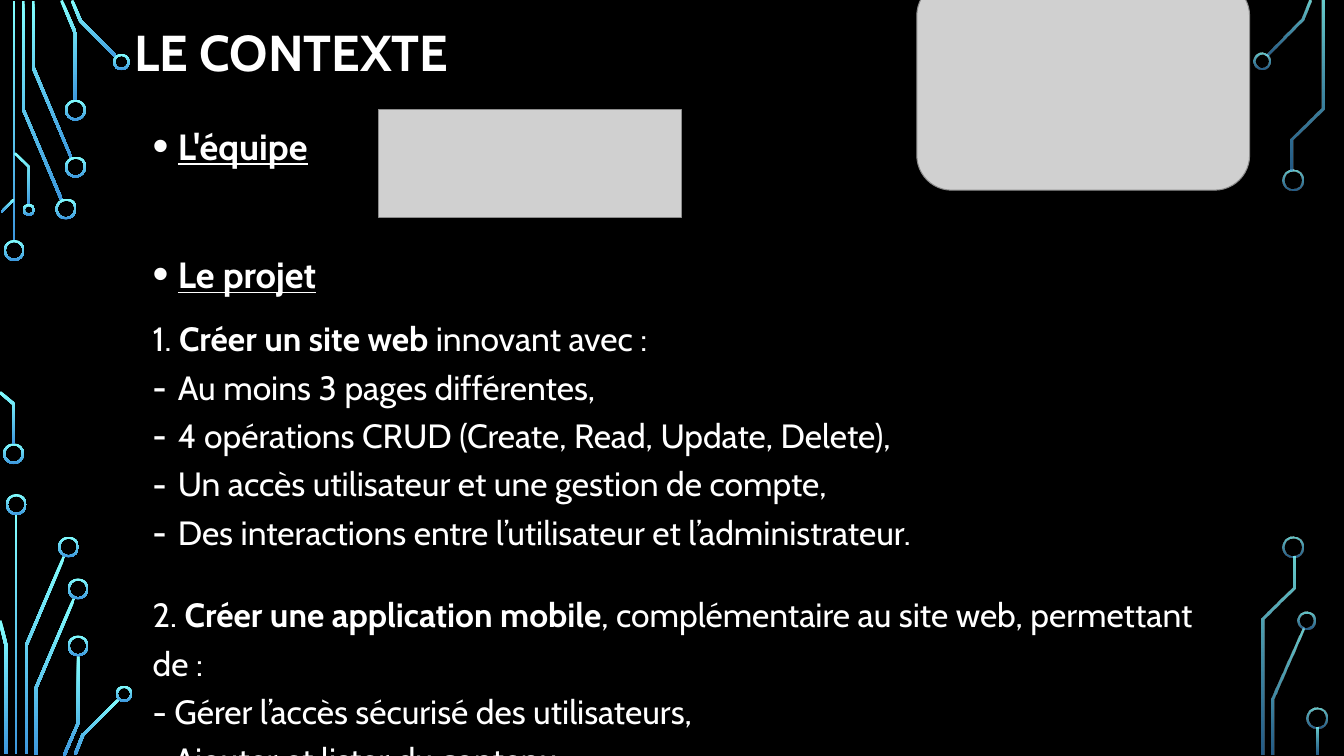
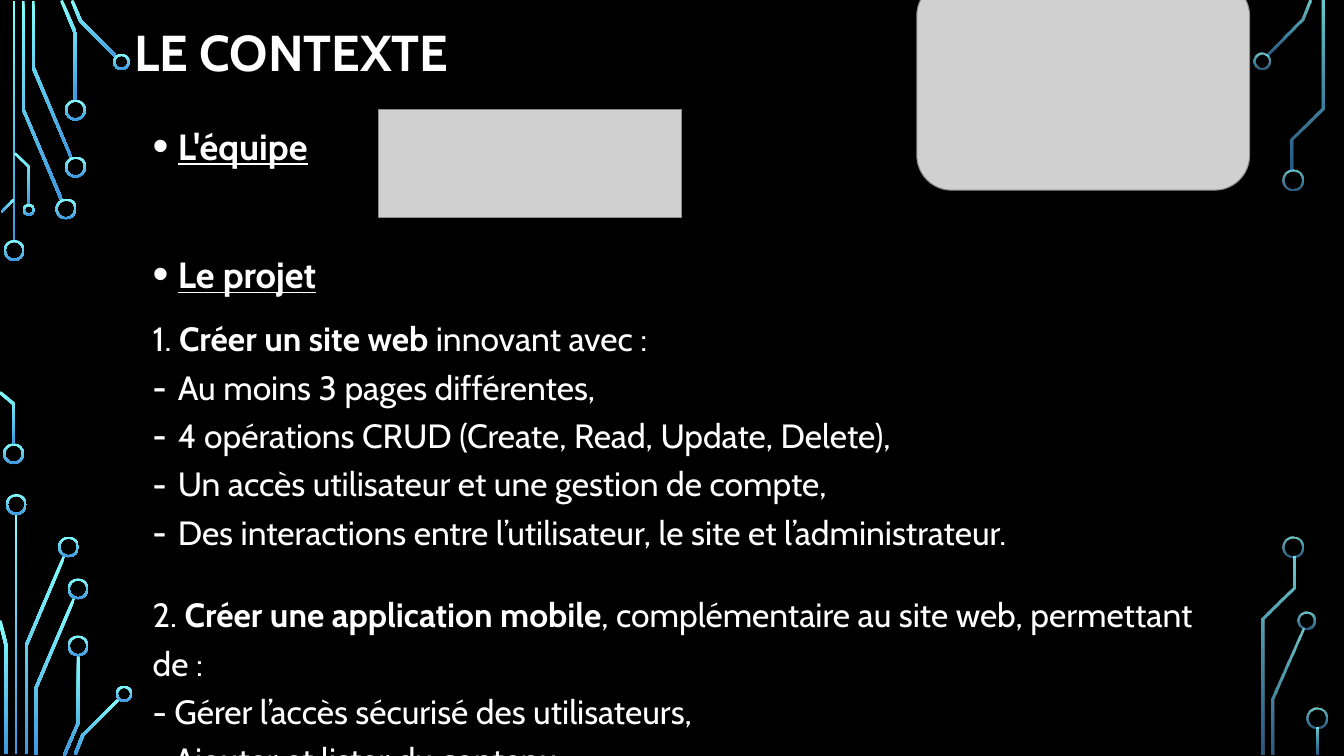
Before and after one commit to JNC-Hub/CUBES-3-GROUPE, a slide deck: slide 2 of Documentation/Présentation/cubes3Groupe.pptx. Drawn at 1344x756 pixels with LibreOffice and Linux fonts; fonts in the diff are those of the drawing; grey boxes stand for pictures; background and template pictures are left out. Boxes give left, top, right and bottom in pixels: in the first picture for what was removed or moved away, otherwise in the second. Text is boxed around its words. In the diff, an @@ line names an element or a change of style, - is before the commit and + after.

```diff
--- a/Documentation/Présentation/cubes3Groupe.pptx
+++ b/Documentation/Présentation/cubes3Groupe.pptx
@@ text at <box>178,519,1006,549</box>: text changed @@
-– Des interactions entre l’utilisateur et l’administrateur.
+– Des interactions entre l’utilisateur, le site et l’administrateur.
```
